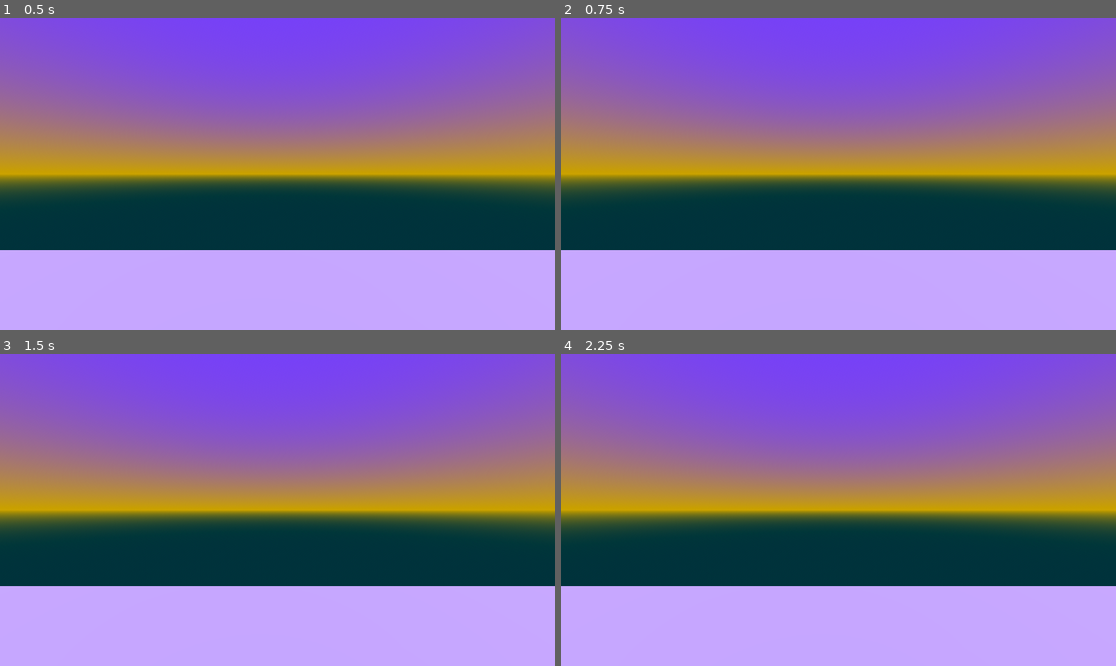
Above: before the commit, frames 1-4 (two rows, left to right).
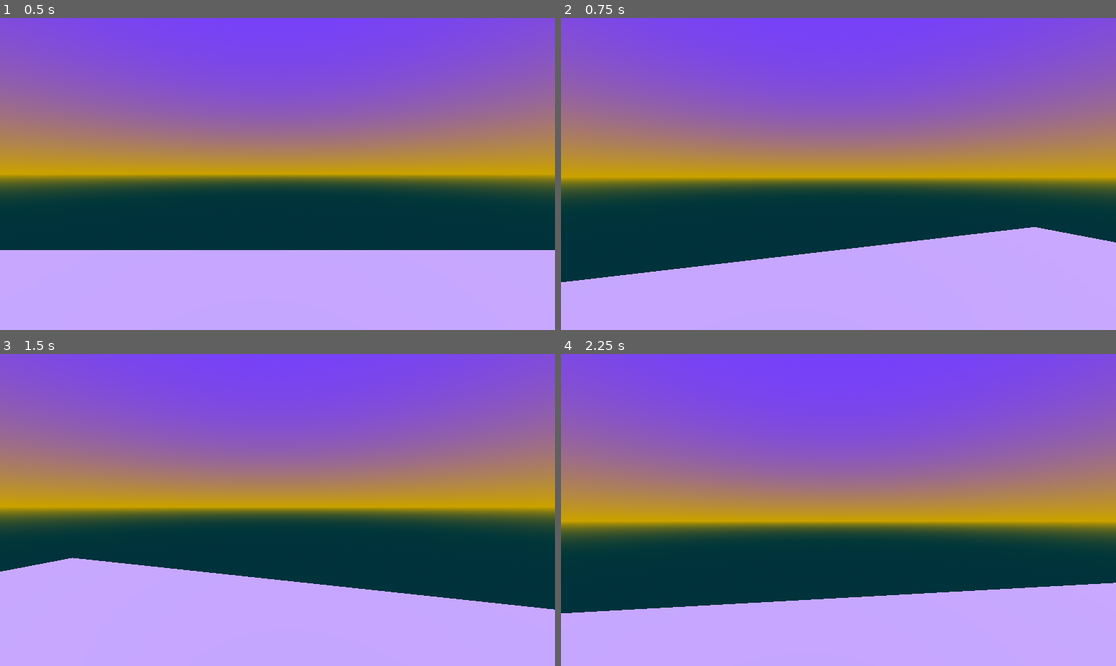
Above: after the commit, the same moments.

Repository: Warpenss/new_game_project_1
Game: Godot game, scene res://levels/start_level.tscn
Same seed, same stepped clock (60 frames per second), same inputs: the game is played once before the commit and once after it.
Inputs (mouse positions are in pixels of both pictures, inside the frame that each line leads up to):
- Up to frame 1 (0.5 s): no input
- Up to frame 2 (0.75 s): tap Enter at 0.5 s; move the mouse to (866, 174) at 0.52 s
- Up to frame 3 (1.5 s): tap Space at 1.25 s; move the mouse to (249, 510) at 1.27 s
- Up to frame 4 (2.25 s): tap Enter at 2 s; move the mouse to (849, 503) at 2.02 s

Frame 1 is identical in both runs. In frame 2, 7.8% of the frame differs, in the area x 0-100%, y 50-85%; in frame 3, 7.6%; in frame 4, 25%, in the area x 0-100%, y 35-84%.

Commit message:
Make camera spin

Diff:
--- /dev/null
+++ b/assets/scripts/camera_controller.gd
@@ -0,0 +1,33 @@
+class_name CameraController extends Node3D
+
+@export_group("Camera Settings")
+@export var debug : bool = false
+@export var player_controller : PlayerController
+@export var mouse_capture_component : MouseCaptureComponent
+@export_subgroup("Camera Settings")
+@export_range(-90, -60) var tilt_lower_limit : int = -90
+@export_range(60, 90) var tilt_upper_limit : int = 90
+
+var _rotation : Vector3
+
+func update_camera_rotation(input: Vector2) -> void:
+	_rotation.x += input.y
+	_rotation.y += input.x
+	_rotation.x = clamp(_rotation.x, deg_to_rad(tilt_lower_limit), deg_to_rad(tilt_upper_limit))
+
+	var _player_rotation = Vector3(0.0, _rotation.y, 0.0)
+	var _camera_rotation = Vector3(_rotation.x, 0.0, 0.0)
+
+	transform.basis = Basis.from_euler(_camera_rotation)
+	player_controller.update_rotation(_player_rotation)
+
+	_rotation.z = 0.0
+
+# Called when the node enters the scene tree for the first time.
+func _ready() -> void:
+	pass # Replace with function body.
+
+
+# Called every frame. 'delta' is the elapsed time since the previous frame.
+func _process(delta: float) -> void:
+	update_camera_rotation(mouse_capture_component._mouse_input)
--- /dev/null
+++ b/assets/scripts/player_controller.gd
@@ -0,0 +1,4 @@
+class_name PlayerController extends CharacterBody3D
+
+func update_rotation(rotation_input) -> void:
+	global_transform.basis = Basis.from_euler(rotation_input)
--- a/levels/start_level.tscn
+++ b/levels/start_level.tscn
@@ -1,7 +1,7 @@
 [gd_scene format=3 uid="uid://c3xyynrptbbte"]
 
 [ext_resource type="PackedScene" uid="uid://wvbgv7hhm405" path="res://scenes/world_environment.tscn" id="1_ii2ba"]
-[ext_resource type="PackedScene" uid="uid://d0uylvbtmhk4" path="res://scenes/player.tscn" id="2_ao76o"]
+[ext_resource type="PackedScene" uid="uid://d0uylvbtmhk4" path="res://scenes/player_controller.tscn" id="2_ao76o"]
 
 [sub_resource type="BoxMesh" id="BoxMesh_ii2ba"]
 size = Vector3(20, 1, 20)
@@ -39,4 +39,4 @@
 [node name="WorldEnvironment" parent="." unique_id=830140765 instance=ExtResource("1_ii2ba")]
 
 [node name="Player" parent="." unique_id=2043306033 instance=ExtResource("2_ao76o")]
-transform = Transform3D(1, 0, 0, 0, 1, 0, 0, 0, 1, 0, 2, -4.6748056)
+transform = Transform3D(-1, 0, 8.742278e-08, 0, 1, 0, -8.742278e-08, 0, -1, 0, 2, -4.6748056)
--- a/scenes/player.tscn
+++ b/scenes/player_controller.tscn
@@ -1,12 +1,15 @@
 [gd_scene format=3 uid="uid://d0uylvbtmhk4"]
 
+[ext_resource type="Script" uid="uid://uq2v087dctoo" path="res://assets/scripts/player_controller.gd" id="1_8xumb"]
+[ext_resource type="Script" uid="uid://dx1qnlj2anu6d" path="res://assets/scripts/camera_controller.gd" id="1_g2els"]
 [ext_resource type="Script" uid="uid://eghv3rjgtgs2" path="res://assets/scripts/mouse_capture.gd" id="1_rpqav"]
 
 [sub_resource type="CapsuleMesh" id="CapsuleMesh_u8vuu"]
 
 [sub_resource type="CapsuleShape3D" id="CapsuleShape3D_3vyb7"]
 
-[node name="Player" type="CharacterBody3D" unique_id=2043306033]
+[node name="PlayerController" type="CharacterBody3D" unique_id=2043306033]
+script = ExtResource("1_8xumb")
 
 [node name="MeshInstance3D" type="MeshInstance3D" parent="." unique_id=714255593]
 mesh = SubResource("CapsuleMesh_u8vuu")
@@ -14,7 +17,11 @@
 [node name="CollisionShape3D" type="CollisionShape3D" parent="." unique_id=1624771415]
 shape = SubResource("CapsuleShape3D_3vyb7")
 
-[node name="CameraController" type="Node3D" parent="." unique_id=1712048603]
+[node name="CameraController" type="Node3D" parent="." unique_id=1712048603 node_paths=PackedStringArray("player_controller", "mouse_capture_component")]
+script = ExtResource("1_g2els")
+debug = true
+player_controller = NodePath("..")
+mouse_capture_component = NodePath("../Components/MouseCapture")
 
 [node name="Camera3D" type="Camera3D" parent="CameraController" unique_id=529290082]
 transform = Transform3D(1, 0, 0, 0, 1, 0, 0, 0, 1, 0, 0.5, 0)
Not shown, added: assets/scripts/camera_controller.gd.uid
Not shown, added: assets/scripts/player_controller.gd.uid
